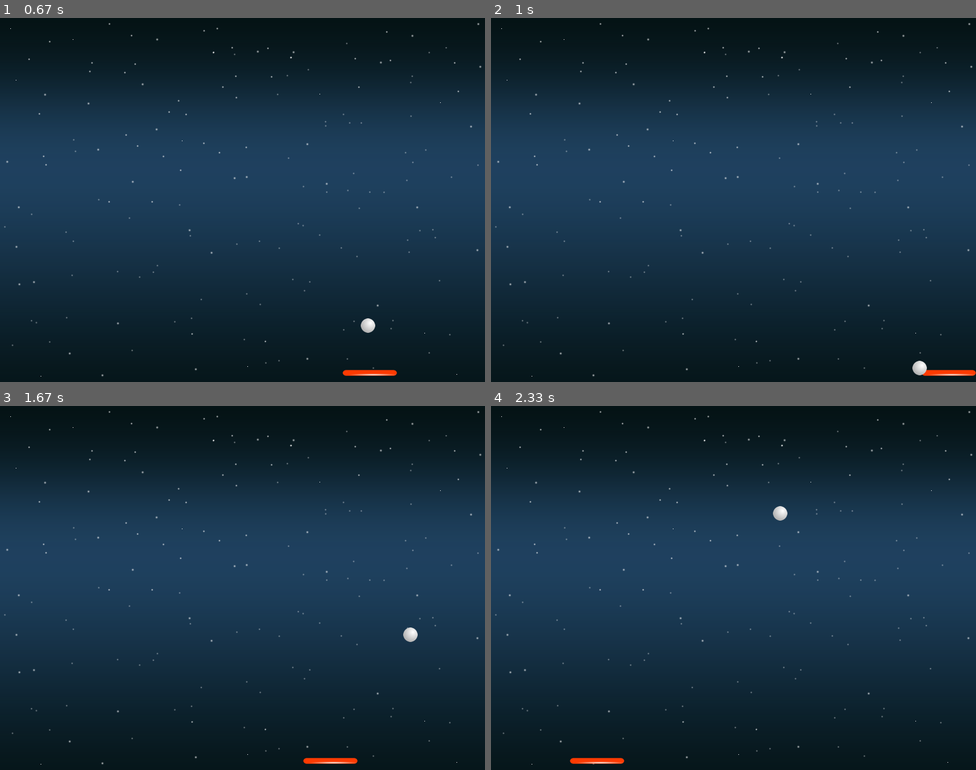
Above: before the commit, frames 1-4 (two rows, left to right).
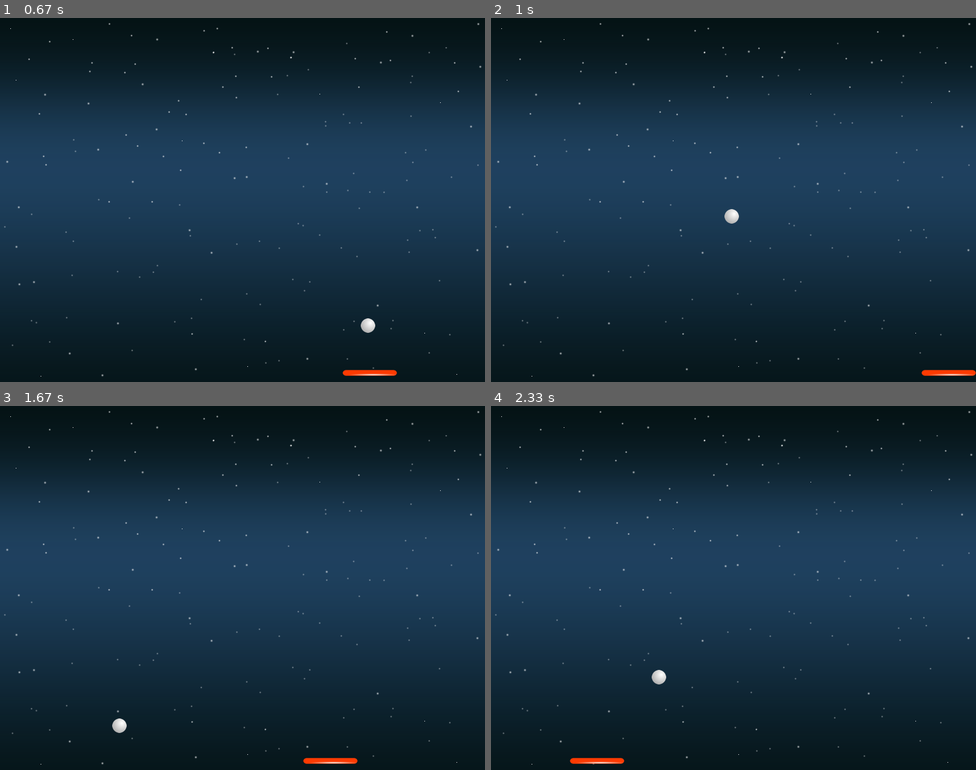
Above: after the commit, the same moments.

Repository: jvncode/Pygame_Arkanoid
Game: pygame game, started from main.py
Same seed, same stepped clock (60 frames per second), same inputs: the game is played once before the commit and once after it.
Inputs:
- Up to frame 1 (0.67 s): hold Right from 0.33 s (still down)
- Up to frame 2 (1 s): release Right at 0.8 s; hold Right from 0.83 s (still down)
- Up to frame 3 (1.67 s): release Right at 1.3 s; hold Left from 1.33 s (still down)
- Up to frame 4 (2.33 s): release Left at 1.87 s; hold Left 1.9-2.3 s

Frame 1 is identical in both runs. In frame 2, 0.2% of the frame differs, in the area x 48-90%, y 52-99%; in frame 3, 0.2%; in frame 4, 0.2%.

Commit message:
Control raqueta y bola + número de vidas

Diff:
--- a/entities.py
+++ b/entities.py
@@ -1,5 +1,6 @@
 import pygame as pg
 from pygame.locals import *
+from random import choice
 
 
 
@@ -9,6 +10,7 @@
 class Racket(pg.sprite.Sprite):
     pictures = 'racket_horizontal.png'
     speed = 10
+    lives = 3
 
     def __init__(self, x=355, y = 580):
         self.x = x
@@ -48,17 +50,26 @@
         self.image = pg.image.load('resources/{}'.format(self.pictures)).convert_alpha()
 
         self.rect = self.image.get_rect()
-        self.rect.x = x
-        self.rect.y = y
+
         self.w = self.rect.w
         self.h = self.rect.h
+
+        self.start()
+
+    def start(self):
+        self.rect.x = self.x
+        self.rect.y = self.y
+        self.speed = 5
+        self.dy = 1
+        self.dx = choice([-1, 1])
+
 
     def update(self, dt):
         self.rect.x = self.rect.x + self.speed * self.dx
         self.rect.y = self.rect.y + self.speed * self.dy
 
         if self.rect.y >= 600 - self.h:
-            self.dy = self.dy * -1
+            self.speed = 0
 
         if self.rect.y <= 0:
             self.dy = self.dy * -1
@@ -68,3 +79,8 @@
 
         if self.rect.x >= 800 - self.w:
             self.dx = self.dx * -1
+
+    def test_collision(self, group):
+        candidates = pg.sprite.spritecollide(self, group, False)
+        if len(candidates)> 0:
+            self.dy *= -1
--- a/main.py
+++ b/main.py
@@ -19,7 +19,10 @@
         self.player = Racket()
         self.ball = Ball()
 
+        self.playerGroup = pg.sprite.Group()
+
         self.allSprites = pg.sprite.Group()
+        self.playerGroup.add(self.player)
         self.allSprites.add(self.player)
         self.allSprites.add(self.ball)
 
@@ -51,7 +54,18 @@
         while True:
             dt = self.clock.tick(FPS)
 
+
+
             self.handleEvents()
+
+            self.ball.test_collision(self.playerGroup)
+            if self.ball.speed == 0:
+                self.player.lives -= 1
+                self.ball.start()
+
+
+            if self.player.lives == 0:
+                self.gameOver()
             self.screen.blit(self.background_img, (0,0))
 
             self.allSprites.update(dt)
